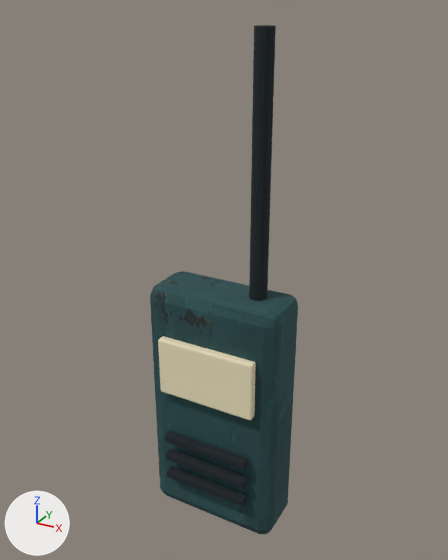
Before and after pictures for a commit that changed the glTF model shutdown-kit/assets/v4/models/hand-radio.glb.
The view is the same before and after, from a 50 mm lens placed at (0.28, -0.507, 0.564), pointed at (-0.001, 0.005, 0.308). Lighting does not change. The marker at lower left points along +X, +Y and +Z. The first picture is the older version. Where no turn or scale is listed for an object, it has been applied to the vertices.

In view in the first picture: 'hand-radio__hand-radio__gauge-face', 'hand-radio__hand-radio__petrol', 'hand-radio__hand-radio__rubber'.
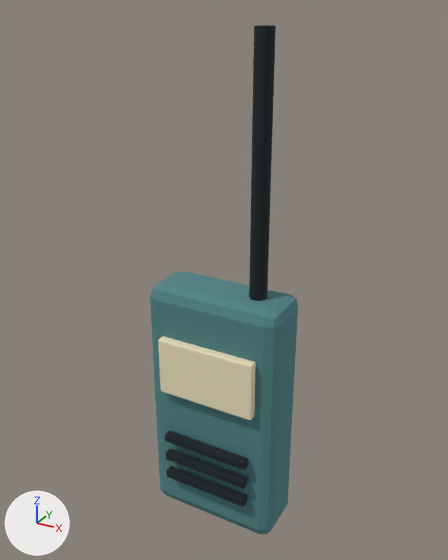
Scene script edits in JSON lines:
```json
{"op": "remove", "block": "mat_petrol", "code": "mat_petrol.texture = img_painted_enamel_atlas"}
{"op": "add", "block": "mat_petrol", "code": "mat_petrol.base_color = (0.08, 0.23, 0.24)  # cyan #508486"}
{"op": "set", "path": "mat_petrol.roughness", "old": "0.88", "new": "0.9"}
```

What differs and where, as boxes [x1, y1, x2, y2] in the pictures (448 x 560 px):
```json
{"object": "hand-radio__hand-radio__petrol", "change": "surface changed", "before": [150, 271, 298, 534], "after": [150, 271, 298, 534], "on screen": "lighter"}
```
